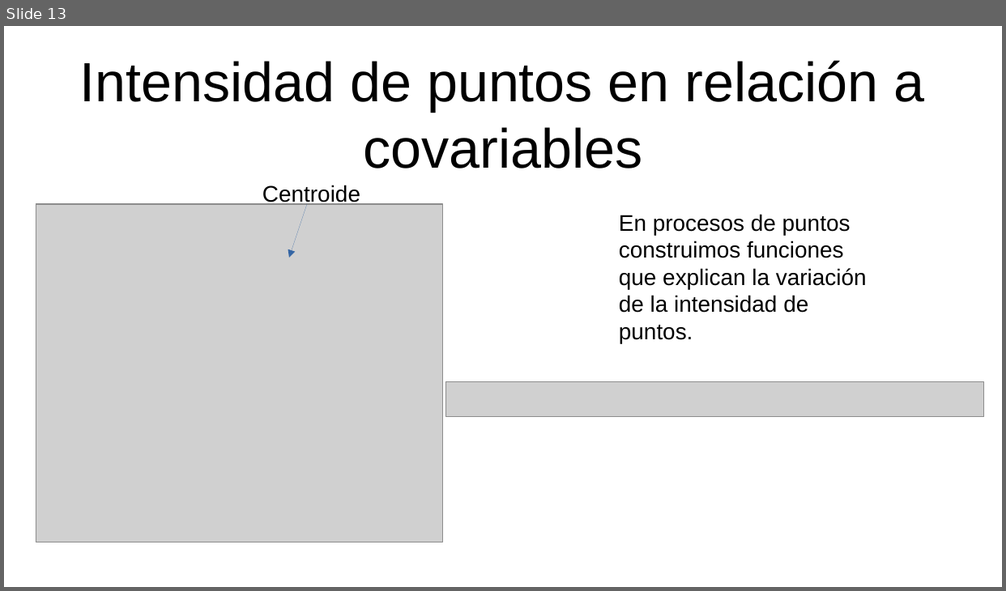
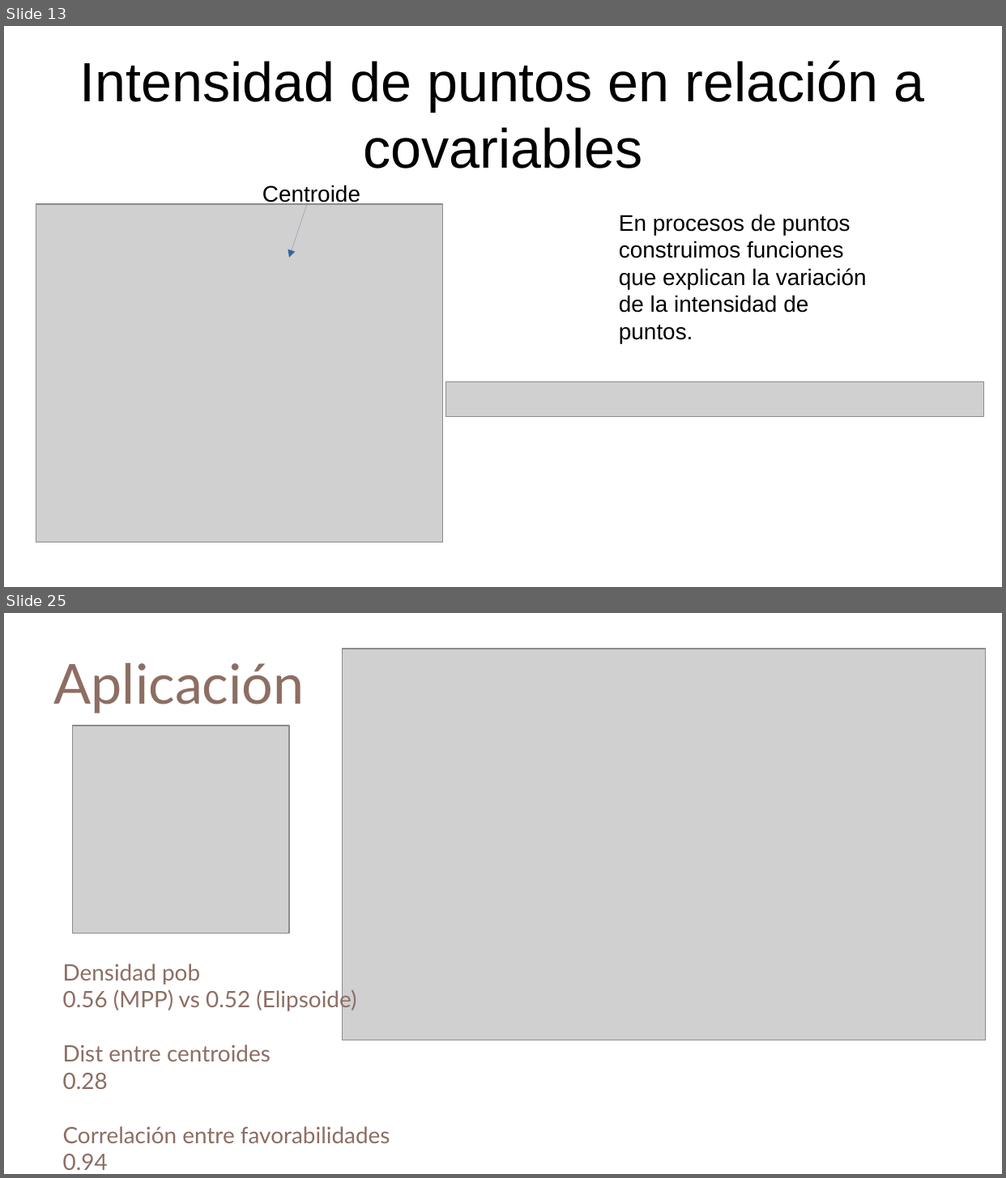
Before and after one commit to gerardommc/Ecologia-Teorica-II, a slide deck: Nicho/Caso-correlativo.odp. Shown one above the other, each under a label of ours: slide 13 before the commit, slides 13 and 25 after it; the slides between them are not shown. The pictures are 1006x591 and 1006x1178 pixels, drawn with LibreOffice and Linux fonts; fonts in the diff are those of the drawing; grey boxes stand for pictures. Boxes give left, top, right and bottom in pixels: in the first picture for what was removed or moved away, otherwise in the second. Text is boxed around its words. In the diff, an @@ line names an element or a change of style, - is before the commit and + after.

```diff
--- a/Nicho/Caso-correlativo.odp
+++ b/Nicho/Caso-correlativo.odp
@@ slide 25 added at [4, 613, 1002, 1174], background #FFFFFF @@
@@ picture added at [343, 649, 986, 1041] @@
@@ title added at [54, 662, 305, 713], 44 pt, text #8D6E63 @@
+Aplicación
@@ picture added at [73, 726, 289, 934] @@
@@ text added at [63, 964, 390, 1170], 18 pt, text #8D6E63 @@
+Densidad pob
+0.56 (MPP) vs 0.52 (Elipsoide)
+Dist entre centroides
+0.28
+Correlación entre favorabilidades
+0.94
```
Also in this commit, not shown: 2 slides changed, 11 other slides added, 8 other files.
